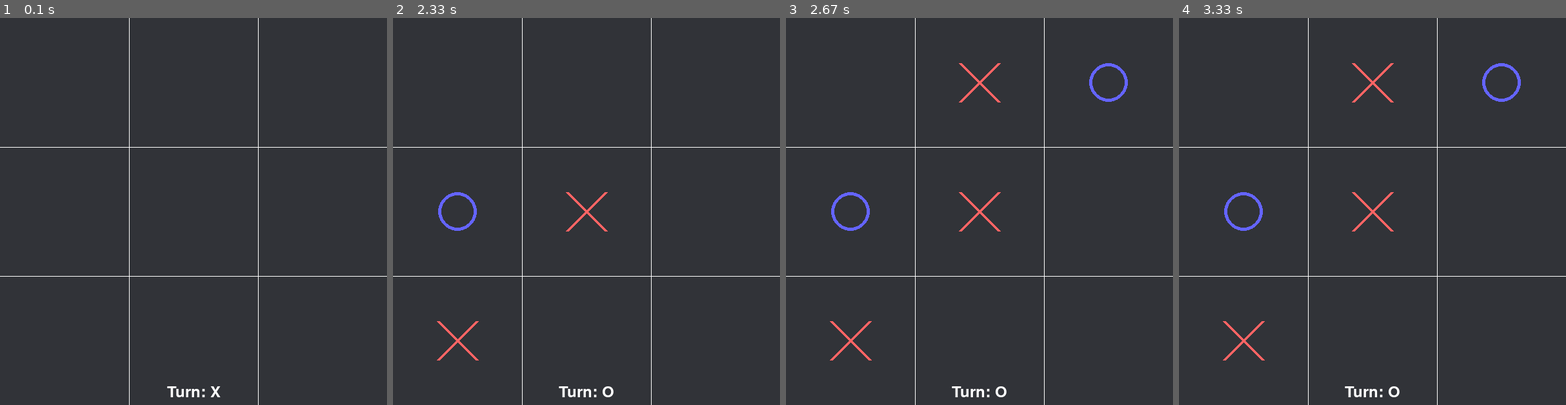
Above: before the commit, frames 1-4 (left to right).
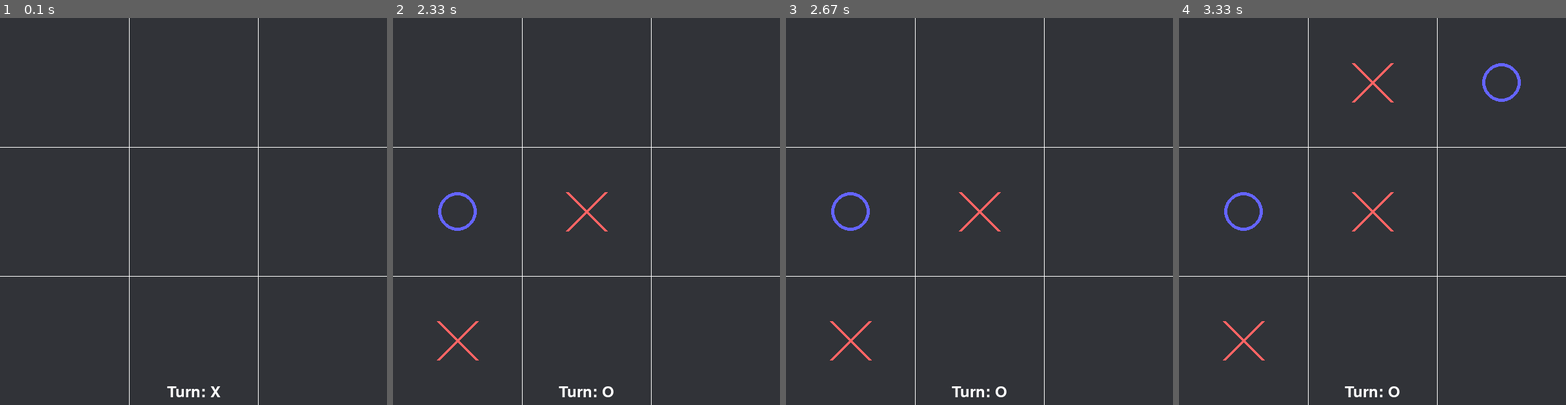
Above: after the commit, the same moments.

Repository: an0unym0us3/genesis_mk1
Game: pygame game, started from TicTacToe_game.py
Two runs of this game, one before a commit and one after it. Both use one fixed random seed, a clock stepped at 60 frames per second and the inputs below.
Inputs (mouse positions are in pixels of both pictures, inside the frame that each line leads up to):
- Up to frame 1 (0.1 s): no input
- Up to frame 2 (2.33 s): click (586, 211) at 0.43 s; click (466, 304) at 1.28 s
- Up to frame 3 (2.67 s): click (967, 145) at 2.65 s
- Up to frame 4 (3.33 s): no input

Frames 1-2 are identical in both runs. In frame 3, 0.4% of the frame differs, in the area x 44-89%, y 11-22%; in frame 4, nothing differs.

Commit message:
Update TicTacToe_game.py

Diff:
--- a/TicTacToe_game.py
+++ b/TicTacToe_game.py
@@ -9,7 +9,7 @@
 WIDTH, HEIGHT = 600, 600
 GRID_SIZE = 3
 CELL_SIZE = WIDTH // GRID_SIZE
-FPS = 60
+FPS = 10
 
 # Colors
 BACKGROUND_COLOR = (49, 51, 56)
